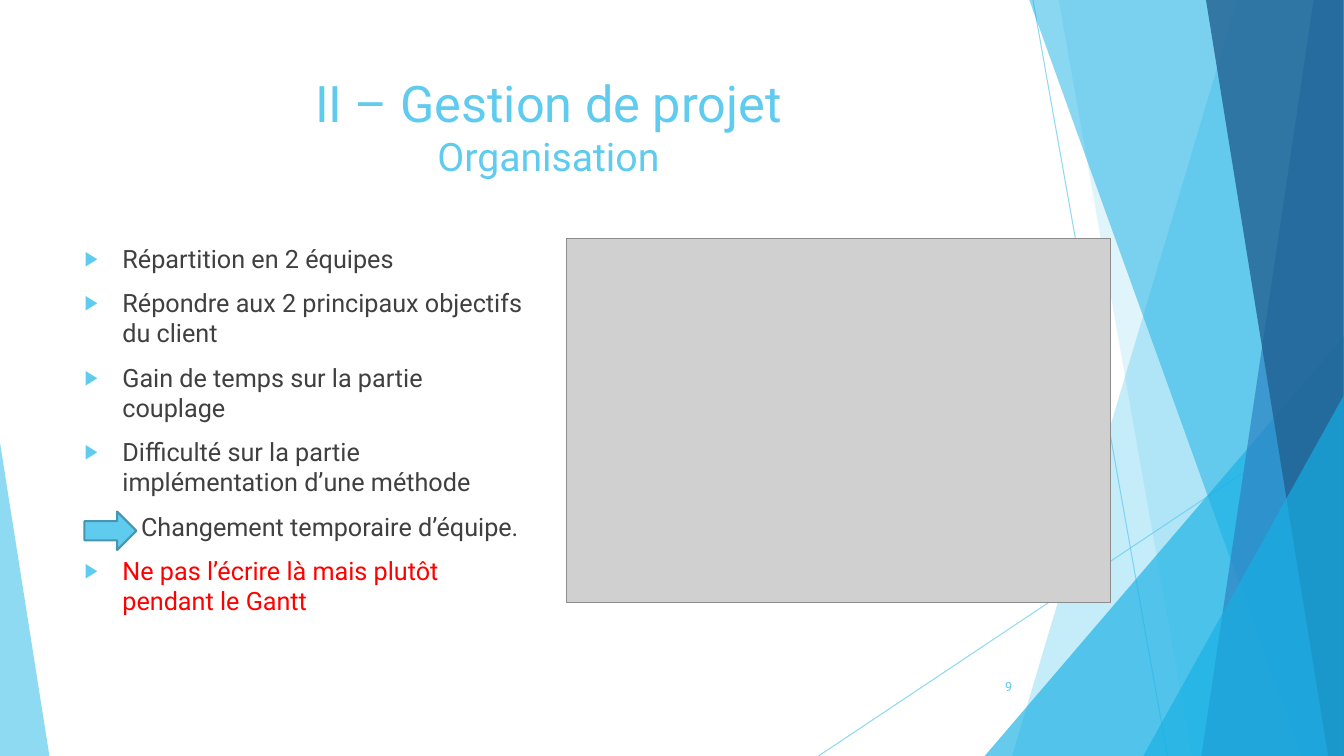
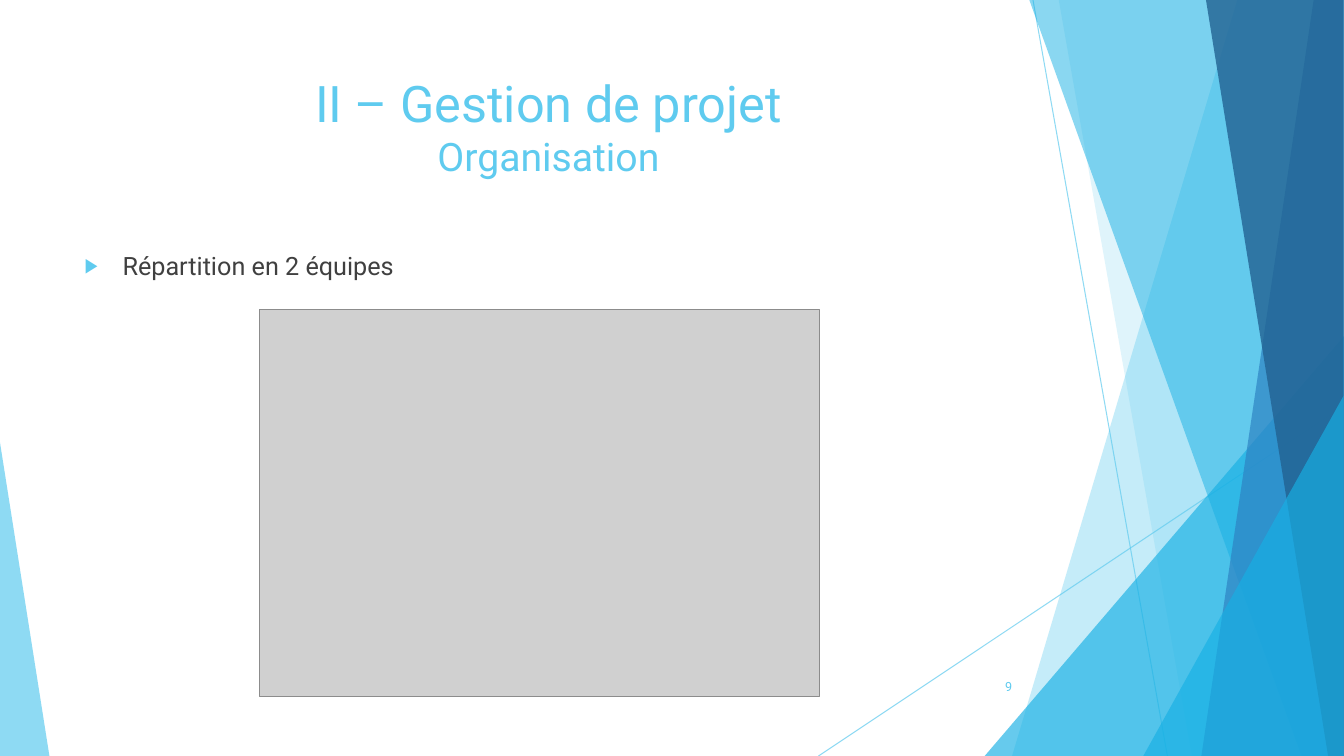
Before and after one commit to pierreXVI/PIE, a slide deck: slide 9 of oral_presentation/Oral_presentation_12_02_2019.pptx. Drawn at 1344x756 pixels with LibreOffice and Linux fonts; fonts in the diff are those of the drawing; grey boxes stand for pictures. Boxes give left, top, right and bottom in pixels: in the first picture for what was removed or moved away, otherwise in the second. Text is boxed around its words. In the diff, an @@ line names an element or a change of style, - is before the commit and + after.

```diff
--- a/oral_presentation/Oral_presentation_12_02_2019.pptx
+++ b/oral_presentation/Oral_presentation_12_02_2019.pptx
@@ text "Répartition en 2 équipes": place and size @@
-text "Répartition en 2 équipes" at bbox=[122, 249, 522, 615]
+text "Répartition en 2 équipes" at bbox=[123, 256, 394, 280]
@@ text at bbox=[122, 293, 522, 615]: paragraphs removed @@
-▶ Répondre aux 2 principaux objectifs du client
-▶ Gain de temps sur la partie couplage
-▶ Difficulté sur la partie implémentation d’une méthode
-▶ Changement temporaire d’équipe.
-▶ Ne pas l’écrire là mais plutôt pendant le Gantt
@@ picture: place and size @@
-picture at bbox=[567, 238, 1111, 602]
+picture at bbox=[259, 310, 819, 698]
@@ right arrow removed at bbox=[85, 512, 136, 551] @@
```
Also in this commit, not shown: 11 other slides changed, 6 slides added, 3 slides removed, 8 other files.
